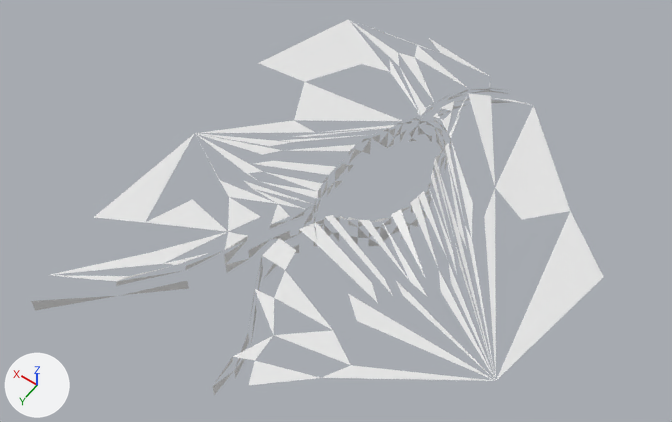
The OBJ model assets/meshes/Mesh_291.obj, before and after one commit.
Before and after are seen from a 50 mm lens placed at (-105.6, 149.2, 219.8), pointed at (-7.4, 11.7, 3.7). Every picture has the same lights, and +X, +Y and +Z are marked at lower left. The first picture is the older version. Where no turn or scale is listed for an object, it has been applied to the vertices. Vertices at exactly the same position are counted once.
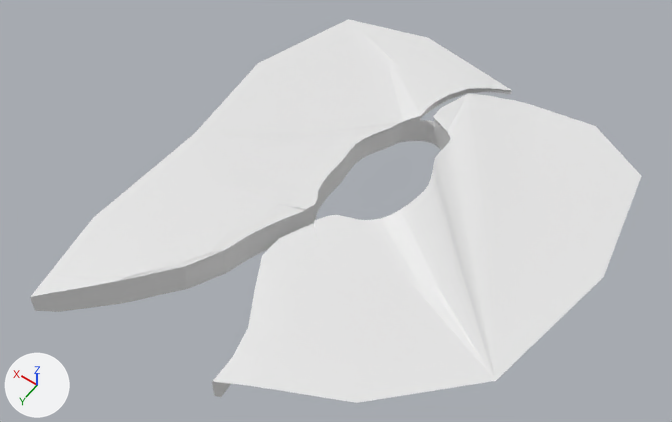
Location of each change, (x1, y1, x2, y2) in pixels of the pictures (672 x 422 px):
'Mesh_291', reshaped (7% wider): before (31, 20, 603, 395); after (31, 19, 641, 403)
part 1 of me_mesh_291, added: after (249, 58, 512, 259)
part 2 of me_mesh_291, added: after (212, 290, 273, 397)
part 3 of me_mesh_291, added: after (31, 275, 184, 312)
part 4 of me_mesh_291, added: after (534, 106, 641, 277)
part 5 of me_mesh_291, added: after (248, 378, 491, 403)

What changed in the scene script:
```text
Change me_mesh_291:
    used by ob_mesh_291; location = (0.0, 0.0, 0.0)
    remove me_mesh_291.from_pydata(...)  # 436 vertices, 278 faces; spans x -82.0..49.0, y -67.0..85.0, z -6.0..8.0
    add me_mesh_291.from_pydata(...)  # 461 vertices, 822 faces; spans x -82.0..49.0, y -67.0..85.0, z -6.0..8.0
    me_mesh_291 part 1: 16 vertices added at x -28.0..5.0, y -62.0..28.0, z -6.0..7.0
    me_mesh_291 part 2: 3 vertices added at x -15.0..-12.0, y 58.0..76.0, z -6.0..5.0
    me_mesh_291 part 3: 3 vertices added at x 27.0..42.0, y 68.0..85.0, z -6.0..5.0
    me_mesh_291 part 4: 2 vertices added at x -75.0..-55.0, y -62.0..-51.0, z 6.0
    me_mesh_291 part 5: 1 vertex added at x -48.0, y 60.0, z 6.0
```
